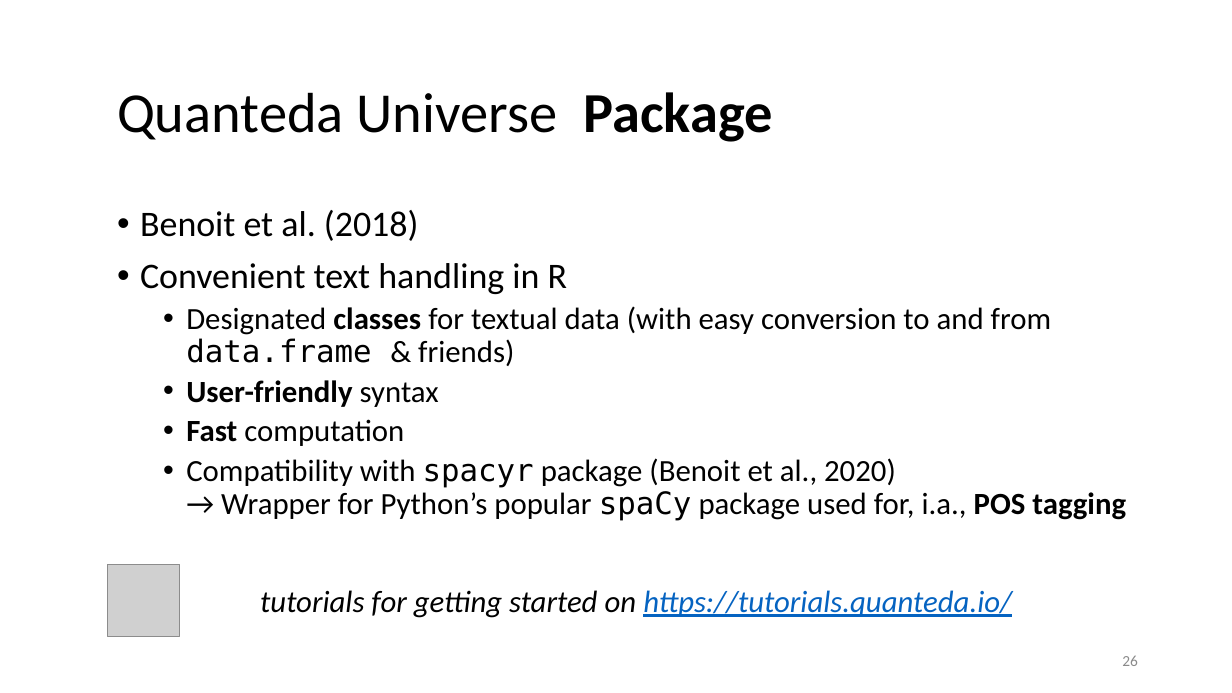
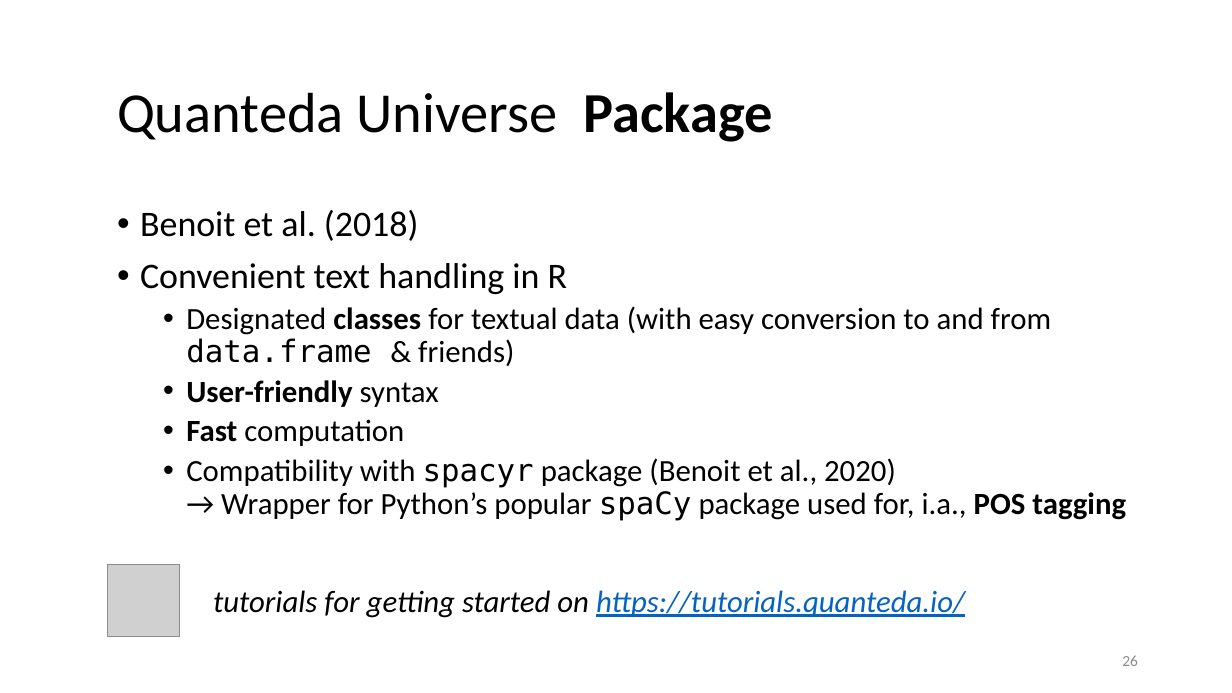
Before and after one commit to lisa-wm/consulting, a slide deck: slide 26 of 5_seminar/Contents_Part_01/Präsentation_Teil1.pptx. Drawn at 1232x693 pixels with LibreOffice and Linux fonts; fonts in the diff are those of the drawing; grey boxes stand for pictures. Boxes give left, top, right and bottom in pixels: in the first picture for what was removed or moved away, otherwise in the second. Text is boxed around its words. In the diff, an @@ line names an element or a change of style, - is before the commit and + after.

```diff
--- a/5_seminar/Contents_Part_01/Präsentation_Teil1.pptx
+++ b/5_seminar/Contents_Part_01/Präsentation_Teil1.pptx
@@ text "tutorials for getting started on ...": place and size @@
-text "tutorials for getting started on ..." at <box>260,590,1012,618</box>
+text "tutorials for getting started on ..." at <box>213,590,965,618</box>
```
Also in this commit, not shown: 5 other files.
